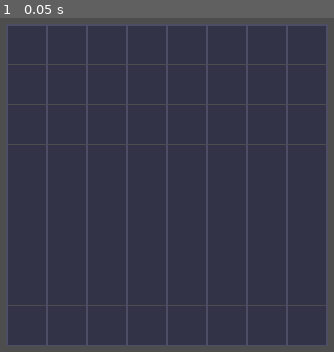
Above: before the commit, frame 1.
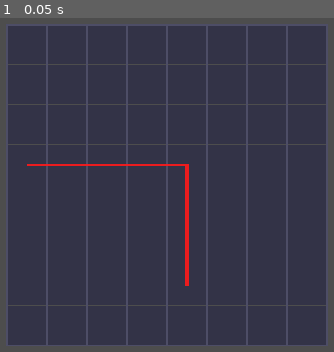
Above: after the commit, the same moment.

Repository: Tortiz-CSUF/laser-mirror-puzzle
Game: Godot game, scene res://Scenes/game_board.tscn
Two runs of this game, one before a commit and one after it. Both use one fixed random seed, a clock stepped at 60 frames per second and the inputs below.
Inputs:
- Up to frame 1 (0.05 s): no input

The runs differ from the first frame. In frame 1, 0.7% of the frame differs, in the area x 8-57%, y 43-81%.

Commit message:
laser-mirror-puzzle-Interim_1

Diff:
--- a/Scripts/GameData.gd
+++ b/Scripts/GameData.gd
@@ -14,7 +14,7 @@
 	MIRROR_ROTATE_SINGLE,
 	MIRROR_ROTATE_DOUBLE,
 	MIRROR_SLIDE_H,
-	MIRROR_SLLIDE_V,
+	MIRROR_SLIDE_V,
 	BARRIER,
 	HAZARD,
 	BOMB
--- a/Scripts/game_board.gd
+++ b/Scripts/game_board.gd
@@ -49,7 +49,7 @@
 	# Double sides mirror at (4,3)
 	grid[4][3]["type"] = GameData.PieceType.MIRROR_STATIC_DOUBLE
 	grid[4][3]["mirror_dir"] = GameData.MirrorDir.NE
-	grid[4][3]["double_sides"] = true
+	grid[4][3]["double_sided"] = true
 
 	# Goal at (4,6)
 	grid[4][6]["type"] = GameData.PieceType.GOAL
@@ -121,7 +121,7 @@
 		GameData.PieceType.MIRROR_ROTATE_SINGLE,
 		GameData.PieceType.MIRROR_ROTATE_DOUBLE,
 		GameData.PieceType.MIRROR_SLIDE_H,
-		GameData.PieceType.MIRROR_SLLIDE_V,
+		GameData.PieceType.MIRROR_SLIDE_V,
 
 	]
 
@@ -205,7 +205,7 @@
 	draw_line(from, to, GameData.COLOR_MIRROR, 4.0)
 
 	# single sides
-	if not data["double_sides"]:
+	if not data["double_sided"]:
 		var back_offset := 3.0
 		var normal: Vector2
 		if is_backslash:
@@ -289,6 +289,8 @@
 				current = next
 				current_dir = reflect_result
 
+	_create_beam_line(beam_points)
+
 
 func _reflect(incoming_dir: int, cell_data: Dictionary) -> int:
 	var mdir: int = cell_data["mirror_dir"]
